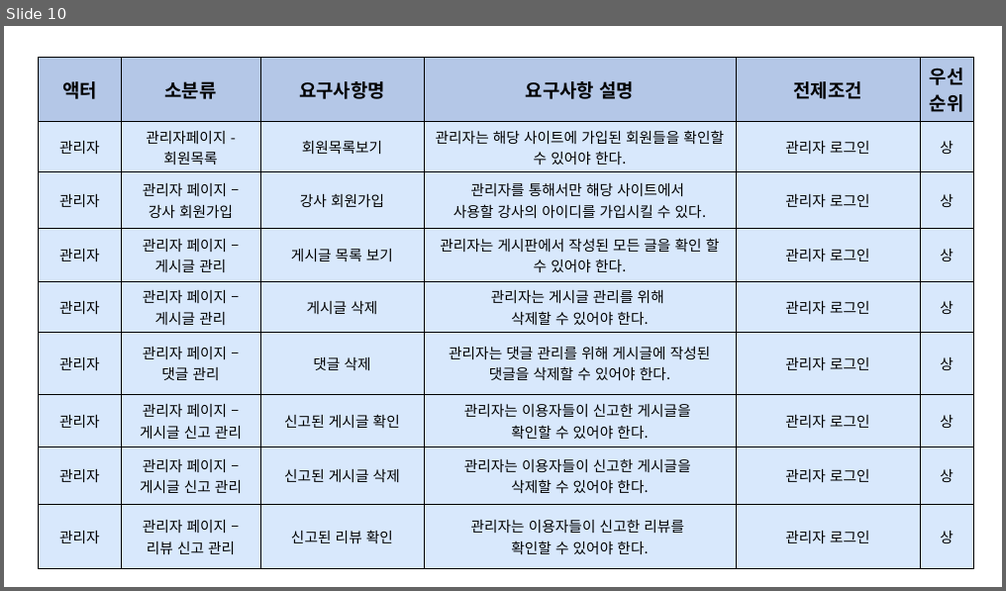
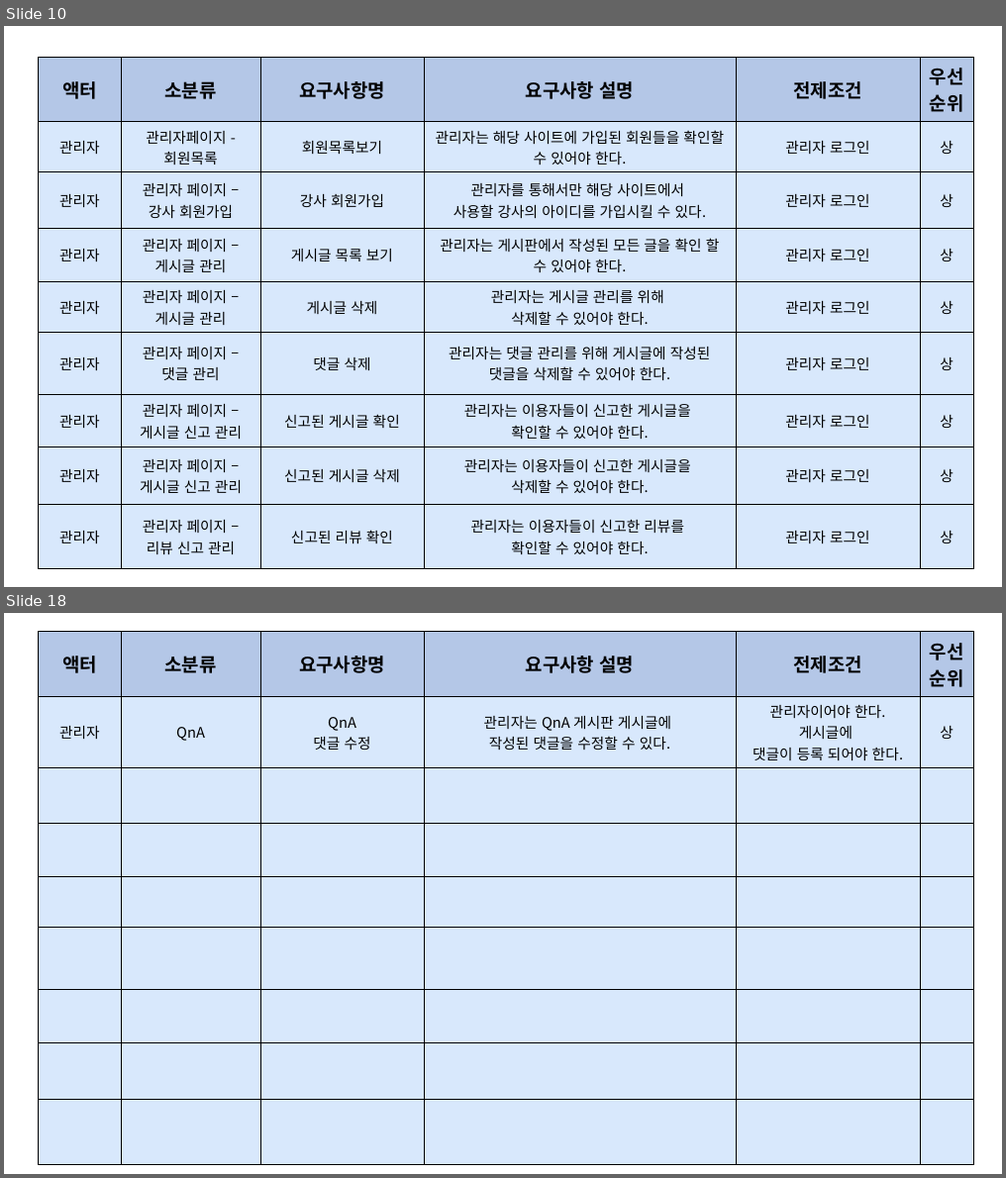
Before and after one commit to sedoll/team_pro4, a slide deck: output/요구사항_정의서/요구사항_정의서.pptx. Shown one above the other, each under a label of ours: slide 10 before the commit, slides 10 and 18 after it; the slides between them are not shown. The pictures are 1006x591 and 1006x1178 pixels, drawn with LibreOffice and Linux fonts; fonts in the diff are those of the drawing. Boxes give left, top, right and bottom in pixels: in the first picture for what was removed or moved away, otherwise in the second. Text is boxed around its words. In the diff, an @@ line names an element or a change of style, - is before the commit and + after.

Commit message:
[oh 231024] readme 요구사항, 결과이미지, 클래스다이어그램 수정

```diff
--- a/output/요구사항_정의서/요구사항_정의서.pptx
+++ b/output/요구사항_정의서/요구사항_정의서.pptx
@@ slide 18 added at [4,613,1002,1174], background #FFFFFF @@
@@ table added at [39,632,974,1154], 9 rows, 6 columns @@
+액터 | 소분류 | 요구사항명 | 요구사항 설명 | 전제조건 | 우선순위
+관리자 | QnA | QnA / 댓글 수정 | 관리자는 QnA 게시판 게시글에 / 작성된 댓글을 수정할 수 있다. | 관리자이어야 한다. / 게시글에 / 댓글이 등록 되어야 한다. | 상
+ |  |  |  |  | 
+ |  |  |  |  | 
+ |  |  |  |  | 
+ |  |  |  |  | 
+ |  |  |  |  | 
+ |  |  |  |  | 
+ |  |  |  |  | 
```
Also in this commit, not shown: 1 slide changed, 6 other slides added, 57 other files.
